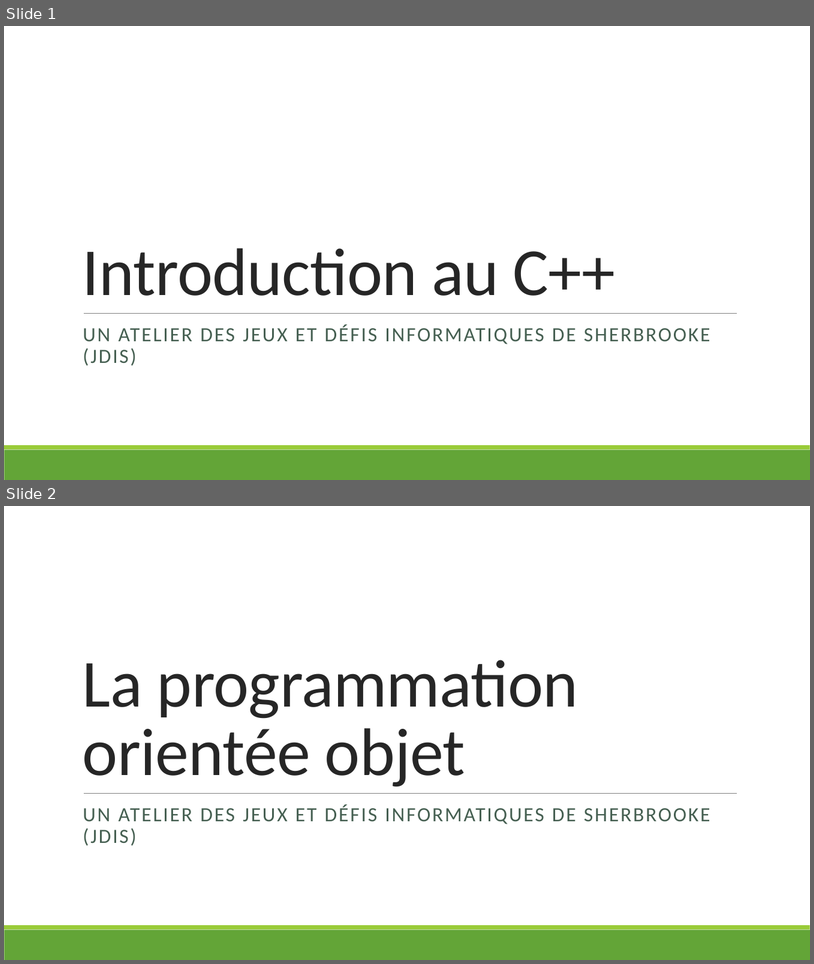
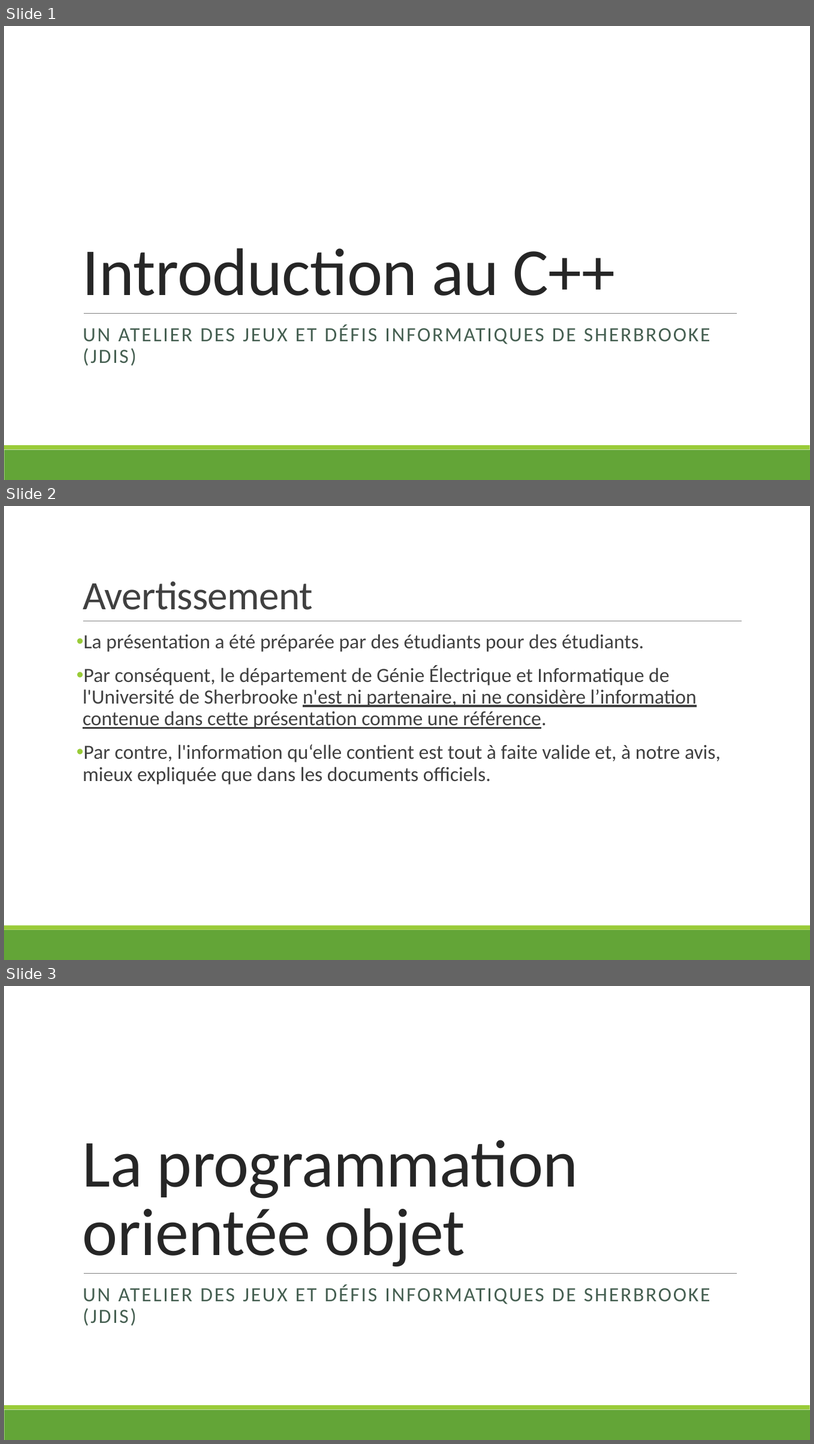
Before and after one commit to JDIS/AtelierCpp, a slide deck: Presentation.pptx. Shown one above the other, each under a label of ours: slides 1 and 2 before the commit, slides 1, 2 and 3 after it. The pictures are 814x964 and 814x1444 pixels, drawn with LibreOffice and Linux fonts; fonts in the diff are those of the drawing. Boxes give left, top, right and bottom in pixels: in the first picture for what was removed or moved away, otherwise in the second. Text is boxed around its words. In the diff, an @@ line names an element or a change of style, - is before the commit and + after.

Commit message:
Add warning in presentation

```diff
--- a/Presentation.pptx
+++ b/Presentation.pptx
@@ slide 2 added at (4, 506, 810, 960), background #FFFFFF; not listed: 2 template elements that a slide beside it also shows @@
@@ title added at (83, 581, 313, 610), 48 pt, text #404040 @@
+Avertissement
@@ line added from (83, 621) to (743, 621), #808080 0.5 pt @@
@@ text added at (83, 634, 721, 784), 24 pt, text #404040 @@
+• La présentation a été préparée par des étudiants pour des étudiants.
+• Par conséquent, le département de Génie Électrique et Informatique de l'Université de Sherbrooke n'est ni partenaire, ni ne considère l’information contenue dans cette présentation comme une référence.
+• Par contre, l'information qu‘elle contient est tout à faite valide et, à notre avis, mieux expliquée que dans les documents officiels.
@@ what was slide 2 is now slide 3 @@
```
